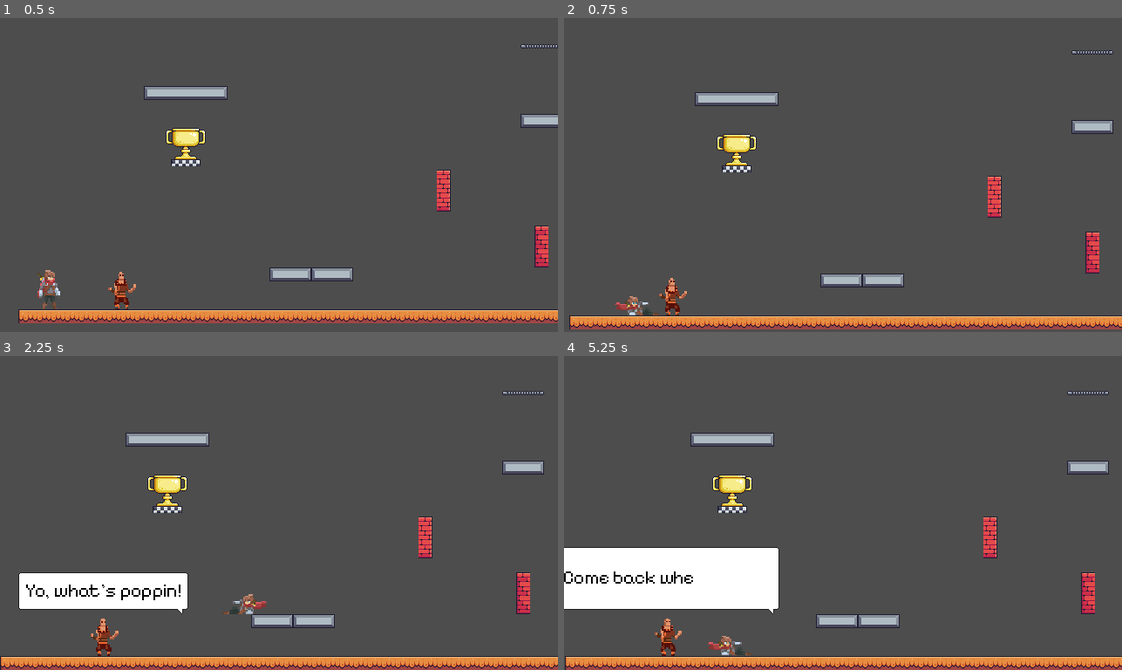
Above: before the commit, frames 1-4 (two rows, left to right).
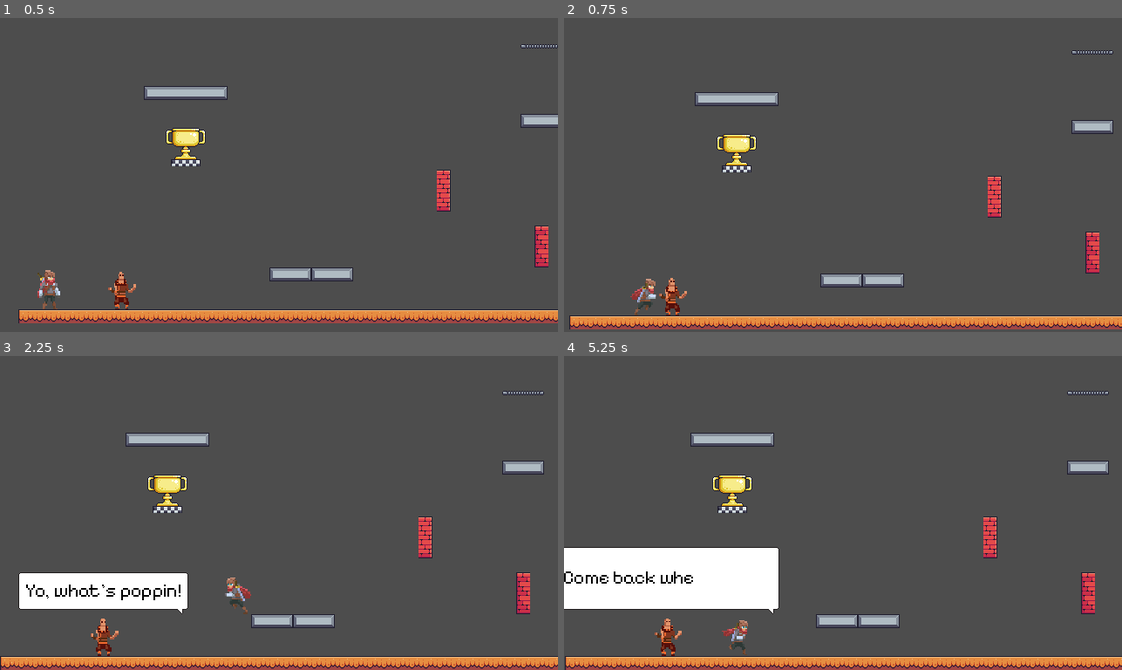
Above: after the commit, the same moments.

Repository: DeVelox/Niro
Game: Godot game, scene res://main.tscn
Two runs of this game, one before a commit and one after it. Both use one fixed random seed, a clock stepped at 60 frames per second and the inputs below.
Inputs:
- Up to frame 1 (0.5 s): no input
- Up to frame 2 (0.75 s): hold D (right) from 0.53 s (still down); tap Shift (dash) at 0.6 s
- Up to frame 3 (2.25 s): tap Space (jump) at 0.77, 0.8, 1.07, 1.35, 1.52, 1.82 s; tap Shift (dash) at 1.55, 2.1 s; release D (right) at 2.03 s; hold A (left) from 2.03 s (still down)
- Up to frame 4 (5.25 s): tap Space (jump) at 2.3, 3.02, 3.32, 3.77, 3.8, 4.07, 4.35, 4.52, 4.82 s; tap F (interact) at 2.85 s; tap Shift (dash) at 3.05, 3.6, 4.55, 5.1 s; release A (left) at 4.28 s; hold D (right) from 4.28 s (still down)

Frame 1 is identical in both runs. In frame 2, 0.4% of the frame differs, in the area x 9-18%, y 83-95%; in frame 3, 0.4%, in the area x 39-48%, y 70-83%; in frame 4, 0.4%.

Commit message:
fix animation and wall climb stuff

Diff:
--- a/player/player.gd
+++ b/player/player.gd
@@ -5,10 +5,11 @@
 const AIR_SPEED_MULTI = 0.75
 const JUMP_VELOCITY = -290.0
 const DOUBLE_JUMP_MULTI = 0.95
+const WALL_JUMP_HEIGHT_MULTI = 1.7
 const DASH_MULTI = 2.8
 const SLIDE_MULTI = 1.8
 const SLIDE_JUMP_MULTI = 1.2
-const WALL_JUMP_MULTI = 2
+const WALL_JUMP_MULTI = 1.7
 const FALL_CLAMP = 400.0
 const WALL_CLAMP_MULTI = 0.1
 const JUMP_APEX = 5
@@ -102,9 +103,7 @@
 
 
 func _move() -> void:
-	if is_climbing:
-		_climb_move()
-		return
+
 	var change_rate: float
 	var motion: float = Input.get_axis("left", "right") * SPEED
 	if absf(velocity.x) > SPEED and motion:
@@ -346,28 +345,29 @@
 
 func _get_animation() -> String:
 	var animation: String
-	if is_climbing and velocity.y == 0:
-		animation = "climbing_idle"
-	elif is_climbing:
-		animation = "climbing"
-	elif is_sliding:
-		animation = "sliding"
-	elif is_dashing:
-		animation = "dashing"
-	elif is_wall_hanging:
-		animation = "wall"
-	elif is_crouching:
-		animation = "crouching"
-	elif is_on_floor():
+	if not is_on_floor():
+		if is_climbing and velocity.y == 0:
+			animation = "climbing_idle"
+		elif is_climbing:
+			animation = "climbing"
+		elif is_sliding:
+			animation = "sliding"
+		elif is_dashing:
+			animation = "dashing"
+		elif is_wall_hanging:
+			animation = "wall"
+		elif is_crouching:
+			animation = "crouching"
+		else:
+			if velocity.y > -JUMP_VELOCITY:
+				animation = "falling"
+			else:
+				animation = "jumping"
+	else:
 		if absf(velocity.x) > 0.1:
 			animation = "running"
 		else:
 			animation = "idle"
-	else:
-		if velocity.y > -JUMP_VELOCITY:
-			animation = "falling"
-		else:
-			animation = "jumping"
 	return animation
 
 
Not shown: 1 places in levels/chest/chest-1.tscn that only renumber resources
Not shown: 1 places in levels/lukas/fastmovementtest5.tscn that only renumber resources
